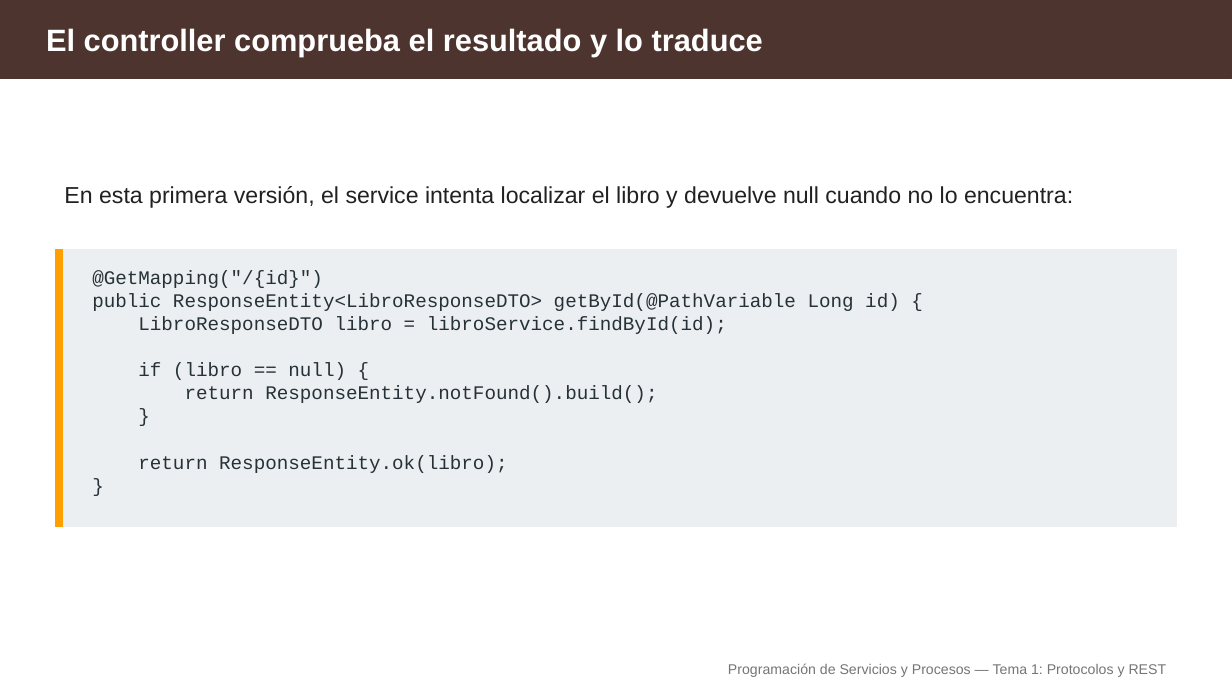
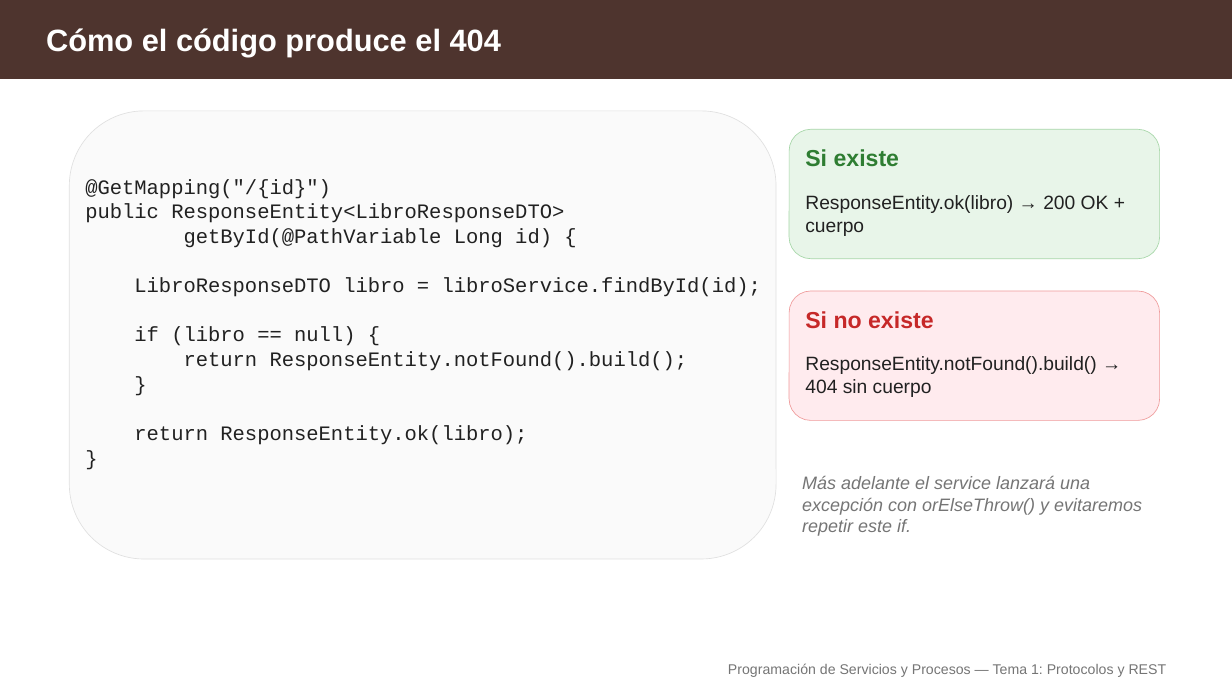
Before and after one commit to aitorventura/programacion-servicios-procesos, a slide deck: slide 18 of docs/tema1/diapositivas/protocolos-y-rest.pptx (slide 31 before the commit). Drawn at 1232x693 pixels with LibreOffice and Linux fonts; fonts in the diff are those of the drawing. Boxes give left, top, right and bottom in pixels: in the first picture for what was removed or moved away, otherwise in the second. Text is boxed around its words. In the diff, an @@ line names an element or a change of style, - is before the commit and + after.

```diff
--- a/docs/tema1/diapositivas/protocolos-y-rest.pptx
+++ b/docs/tema1/diapositivas/protocolos-y-rest.pptx
@@ text at bbox=[46, 28, 501, 57]: text changed @@
-El controller comprueba el resultado y lo traduce
+Cómo el código produce el 404
@@ rounded rectangle added at bbox=[69, 111, 776, 559], fill #FAFAFA, outline #E0E0E0 0.5 pt @@
@@ rounded rectangle added at bbox=[789, 129, 1160, 259], fill #E8F5E9, outline #A5D6A7 0.5 pt @@
@@ text added at bbox=[805, 149, 899, 166], 18 pt, text #2E7D32, bold @@
+Si existe
@@ text at bbox=[85, 179, 761, 445]: text changed; size 15 to 16 pt; text colour #263238 to #212121 @@
-@GetMapping("/{id}")
-public ResponseEntity<LibroResponseDTO> getById(@PathVariable Long id) {
-LibroResponseDTO libro = libroService.findById(id);
-if (libro == null) {
-return ResponseEntity.notFound().build();
-}
-return ResponseEntity.ok(libro);
-}
+@GetMapping("/{id}")
+public ResponseEntity<LibroResponseDTO>
+getById(@PathVariable Long id) {
+LibroResponseDTO libro = libroService.findById(id);
+if (libro == null) {
+return ResponseEntity.notFound().build();
+}
+return ResponseEntity.ok(libro);
+}
@@ text removed at bbox=[64, 186, 1073, 208] @@
-En esta primera versión, el service intenta localizar el libro y devuelve null cuando no lo encuentra:
@@ text added at bbox=[805, 195, 1109, 236], 15 pt, text #212121 @@
+ResponseEntity.ok(libro) → 200 OK + cuerpo
@@ rectangle removed at bbox=[55, 250, 1177, 527] @@
@@ rectangle removed at bbox=[55, 250, 63, 527] @@
@@ rounded rectangle added at bbox=[789, 291, 1160, 421], fill #FFEBEE, outline #EF9A9A 0.5 pt @@
@@ text added at bbox=[805, 311, 933, 329], 18 pt, text #C62828, bold @@
+Si no existe
@@ text added at bbox=[805, 356, 1096, 397], 15 pt, text #212121 @@
+ResponseEntity.notFound().build() → 404 sin cuerpo
@@ text added at bbox=[802, 476, 1142, 536], 14 pt, text #757575, italic @@
+Más adelante el service lanzará una excepción con orElseThrow() y evitaremos repetir este if.
```
Also in this commit, not shown: 15 other slides changed, 1 slide added, 19 slides removed, 1 other file.
